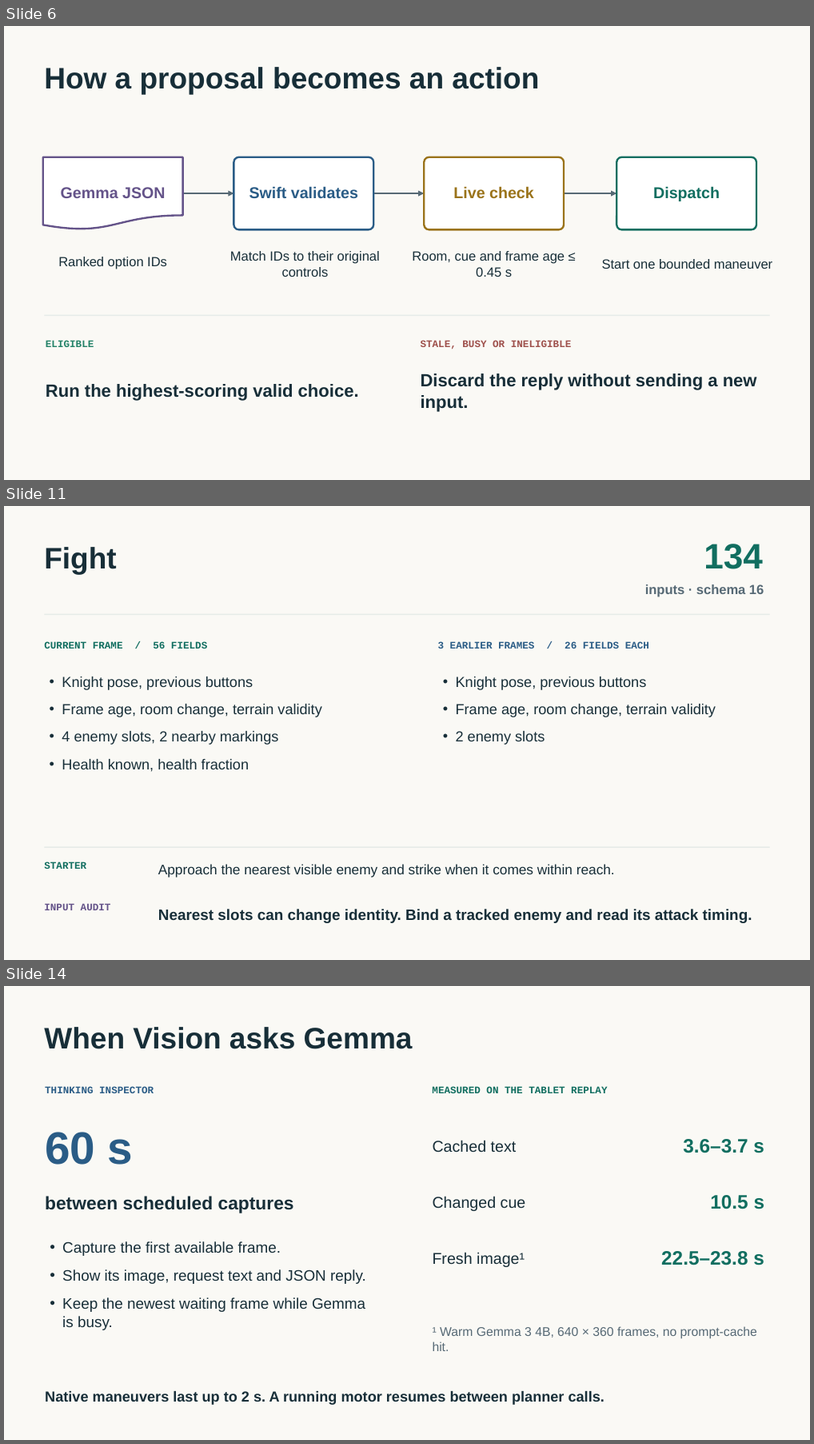
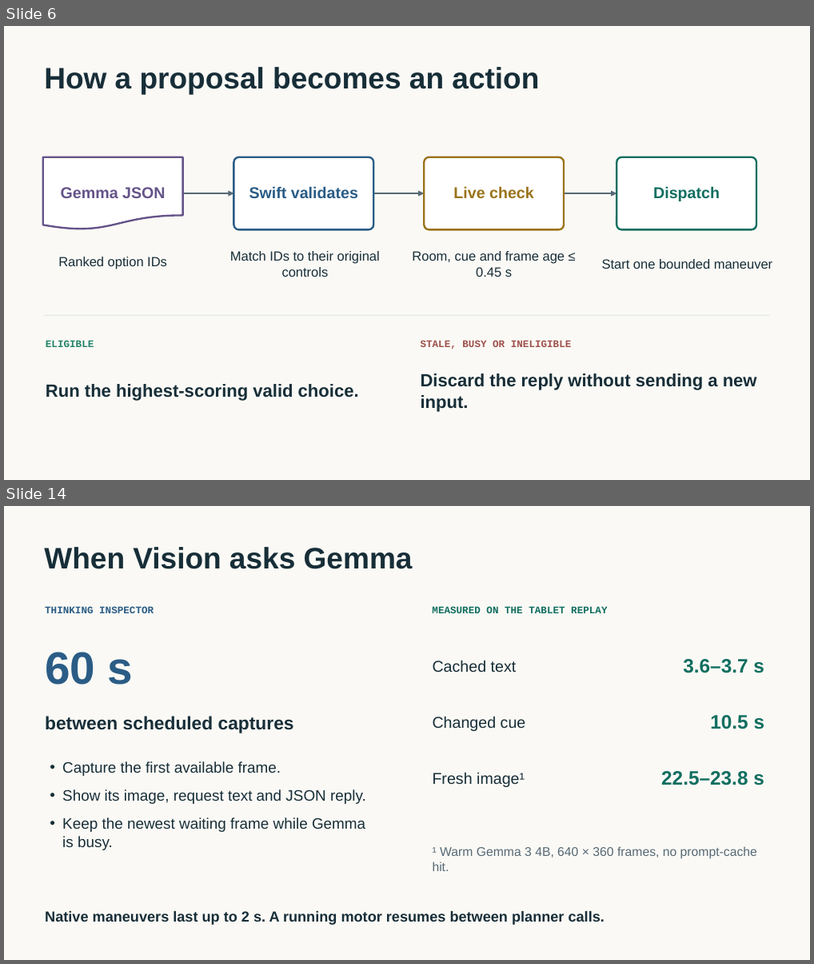
Before and after one commit to tabutyn/hollow-knight-vision, a slide deck: docs/playing-policies/playing-policies.pptx. Shown one above the other, each under a label of ours: slides 6, 11 and 14 before the commit, slides 6 and 14 after it; the slides between them are not shown. The pictures are 814x1444 and 814x964 pixels, drawn with LibreOffice and Linux fonts; fonts in the diff are those of the drawing. Boxes give left, top, right and bottom in pixels: in the first picture for what was removed or moved away, otherwise in the second. Text is boxed around its words. In the diff, an @@ line names an element or a change of style, - is before the commit and + after.

Commit message:
Bind Gemma policy scores to live targets and verify the handoff in game

```diff
--- a/docs/playing-policies/playing-policies.pptx
+++ b/docs/playing-policies/playing-policies.pptx
@@ slide 11 removed at <box>4,506,810,960</box>, background #FAF9F5 @@
@@ text removed at <box>44,547,116,574</box> @@
-Fight
@@ text removed at <box>704,544,763,569</box> @@
-134
@@ text removed at <box>646,584,764,597</box> @@
-inputs · schema 16
@@ rectangle removed at <box>45,614,770,615</box> @@
@@ text removed at <box>44,641,207,648</box> @@
-CURRENT FRAME / 56 FIELDS
@@ text removed at <box>438,641,650,648</box> @@
-3 EARLIER FRAMES / 26 FIELDS EACH
@@ text removed at <box>62,676,322,772</box> @@
-• Knight pose, previous buttons
-• Frame age, room change, terrain validity
-• 4 enemy slots, 2 nearby markings
-• Health known, health fraction
@@ text removed at <box>456,676,716,744</box> @@
-• Knight pose, previous buttons
-• Frame age, room change, terrain validity
-• 2 enemy slots
@@ text removed at <box>44,861,86,868</box> @@
-STARTER
@@ rectangle removed at <box>45,846,770,847</box> @@
@@ text removed at <box>158,864,615,877</box> @@
-Approach the nearest visible enemy and strike when it comes within reach.
@@ text removed at <box>44,903,111,910</box> @@
-INPUT AUDIT
@@ text removed at <box>158,908,753,923</box> @@
-Nearest slots can change identity. Bind a tracked enemy and read its attack timing.
```
Also in this commit, not shown: 3 slides changed, 9 slides added, 8 other slides removed, 33 other files.
